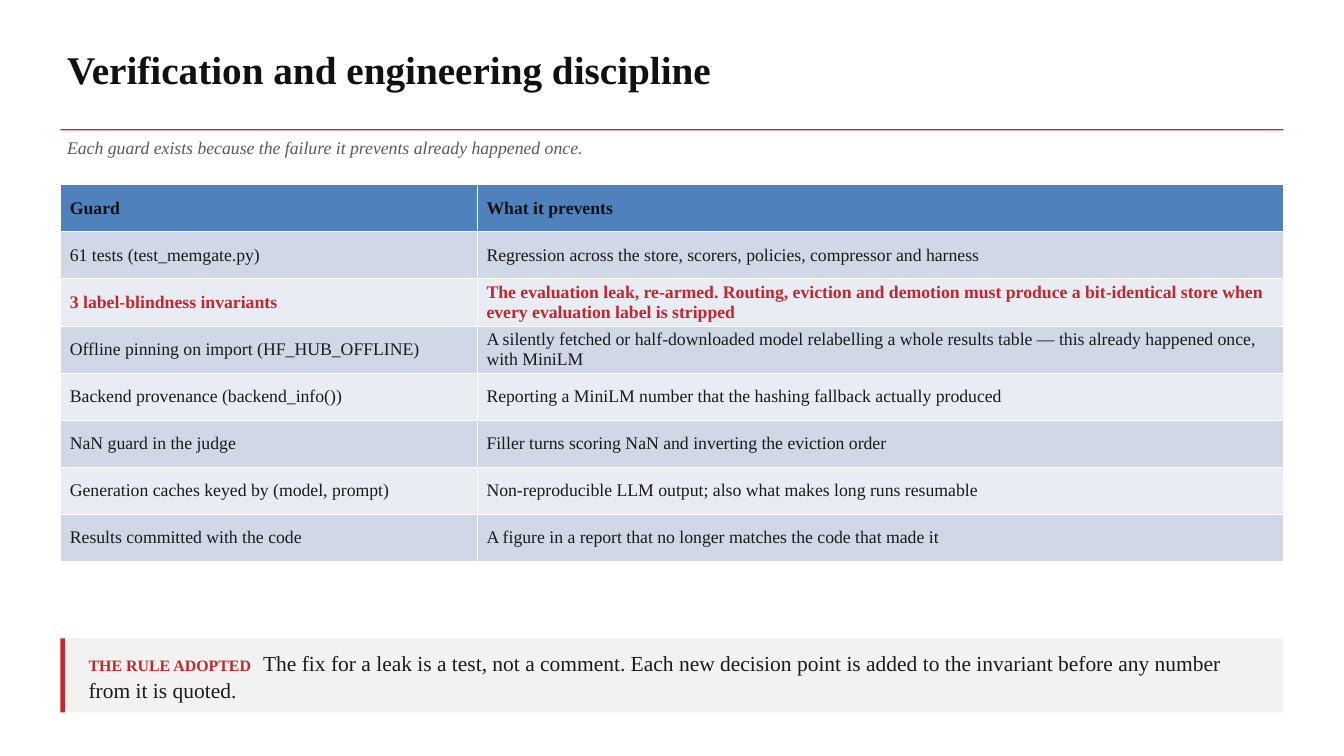
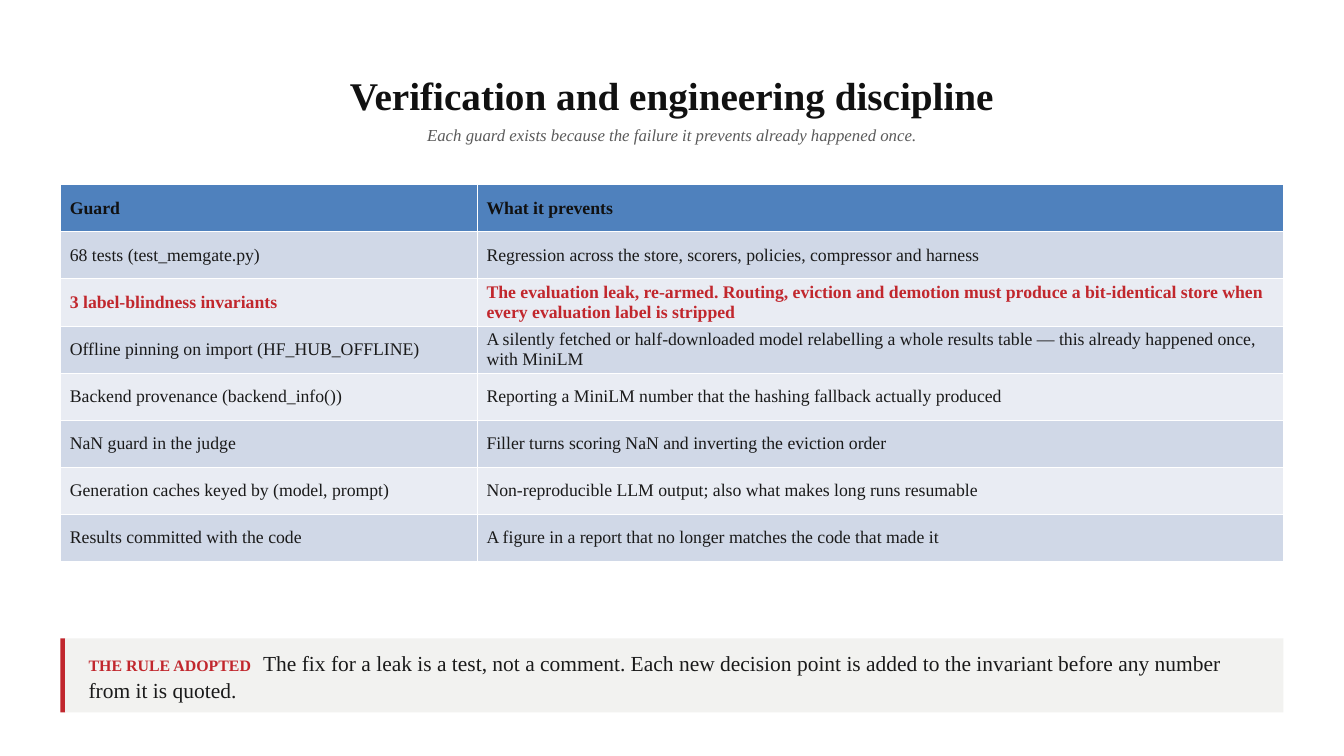
Before and after one commit to ruthme1ster/MemGate, a slide deck: slide 22 of MemGate_Capstone_Review2_NMIMS.pptx. Drawn at 1344x756 pixels with LibreOffice and Linux fonts; fonts in the diff are those of the drawing; background and template pictures are left out. Boxes give left, top, right and bottom in pixels: in the first picture for what was removed or moved away, otherwise in the second. Text is boxed around its words. In the diff, an @@ line names an element or a change of style, - is before the commit and + after.

```diff
--- a/MemGate_Capstone_Review2_NMIMS.pptx
+++ b/MemGate_Capstone_Review2_NMIMS.pptx
@@ text "Verification and engineering discipline": place and size @@
-text "Verification and engineering discipline" at bbox=[67, 56, 711, 91]
+text "Verification and engineering discipline" at bbox=[350, 82, 994, 117]
@@ text "Verification and engineering discipline" at bbox=[350, 82, 994, 117]: alignment left to centre; vertical alignment top to middle @@
@@ rectangle removed at bbox=[60, 129, 1284, 130] @@
@@ text "Each guard exists because the ...": place and size @@
-text "Each guard exists because the ..." at bbox=[67, 141, 583, 158]
+text "Each guard exists because the ..." at bbox=[427, 129, 916, 145]
@@ text "Each guard exists because the ..." at bbox=[427, 129, 916, 145]: size 19 to 18 pt; alignment left to centre @@
@@ table at bbox=[60, 185, 1284, 561] @@
-row 2, column 1: 61 tests (test_memgate.py)
+row 2, column 1: 68 tests (test_memgate.py)
```
Also in this commit, not shown: 29 other slides changed, 3 other files.
